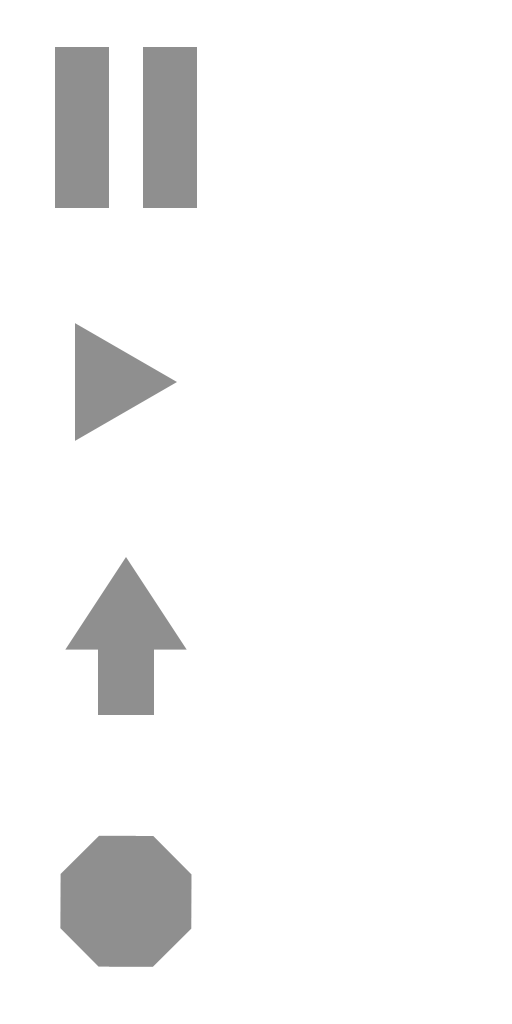
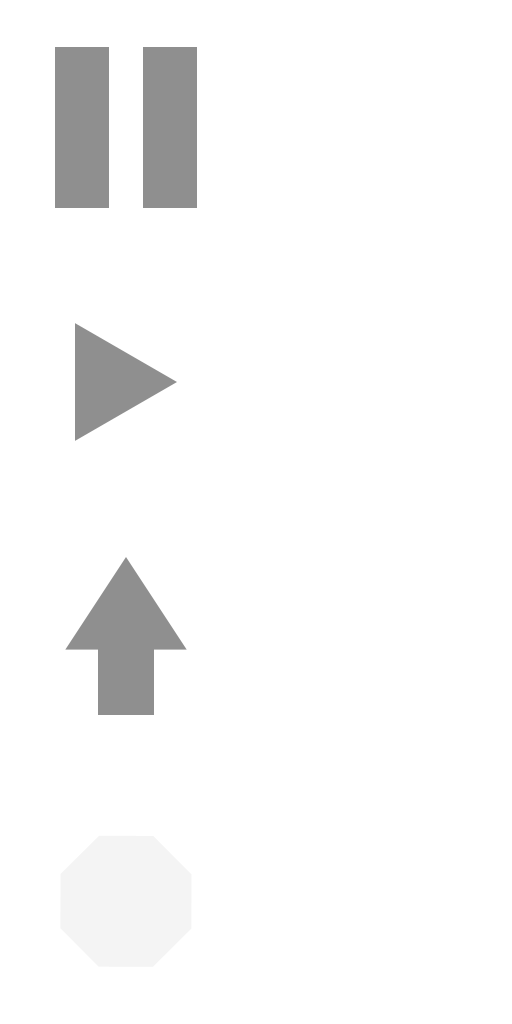
Layered file, before and after one edit (512x1024). Changes by layer:
"Shape 4": opacity 100% → 10% over (60, 835, 192, 967)
